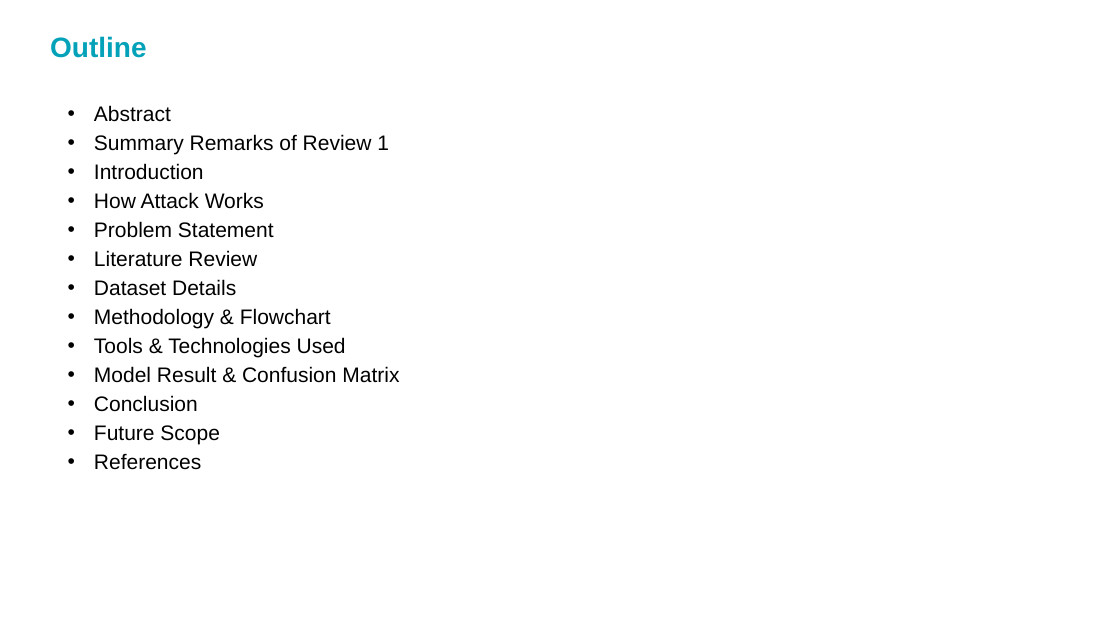
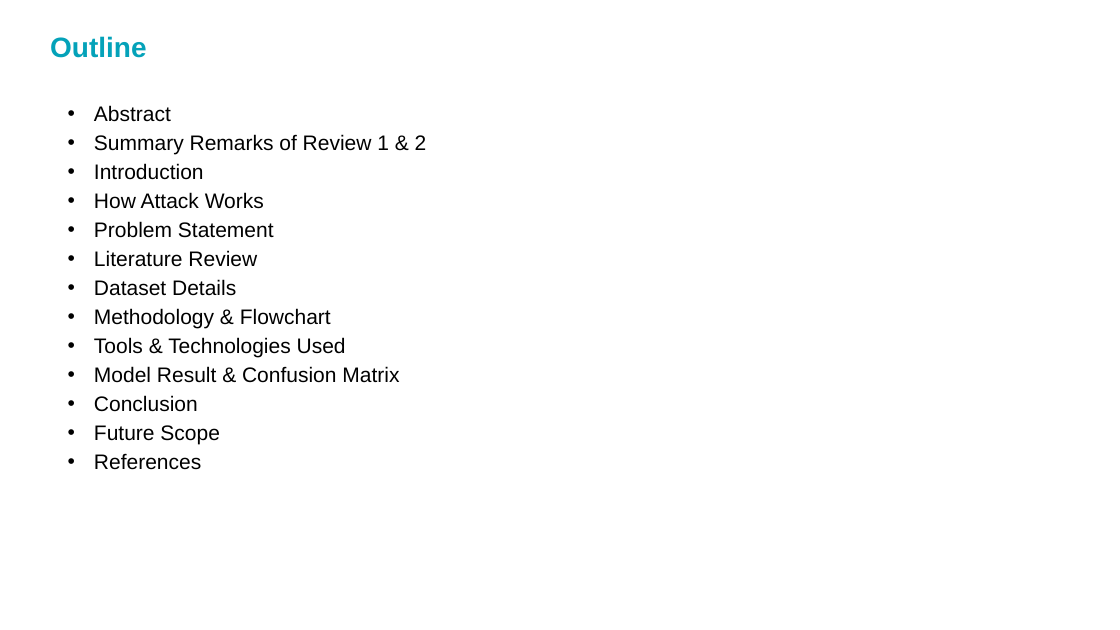
Before and after one commit to yashtalaviya5/QR-Code-Phishing-Detection-System, a slide deck: slide 3 of Major Project (01CE0716) - PPT.pptx. Drawn at 1120x630 pixels with LibreOffice and Linux fonts; fonts in the diff are those of the drawing; background and template pictures are left out. Boxes give left, top, right and bottom in pixels: in the first picture for what was removed or moved away, otherwise in the second. Text is boxed around its words. In the diff, an @@ line names an element or a change of style, - is before the commit and + after.

```diff
--- a/Major Project (01CE0716) - PPT.pptx
+++ b/Major Project (01CE0716) - PPT.pptx
@@ text at box(94, 134, 427, 155): text changed @@
-• Summary Remarks of Review 1
+• Summary Remarks of Review 1 & 2
```
Also in this commit, not shown: 2 other slides changed, 9 other files.
